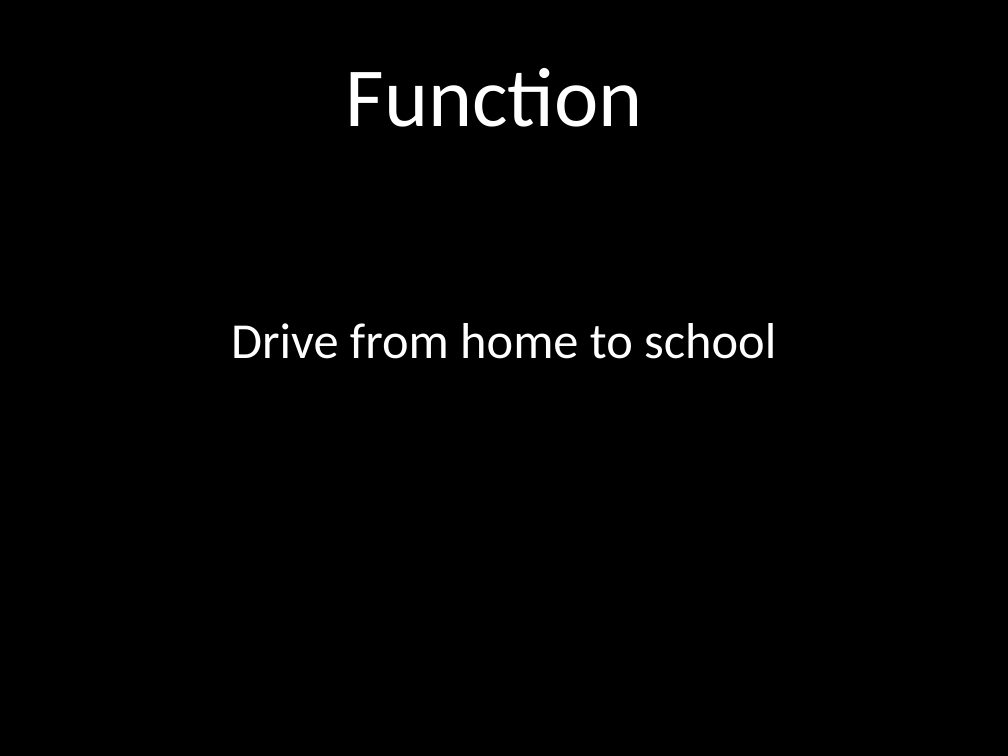
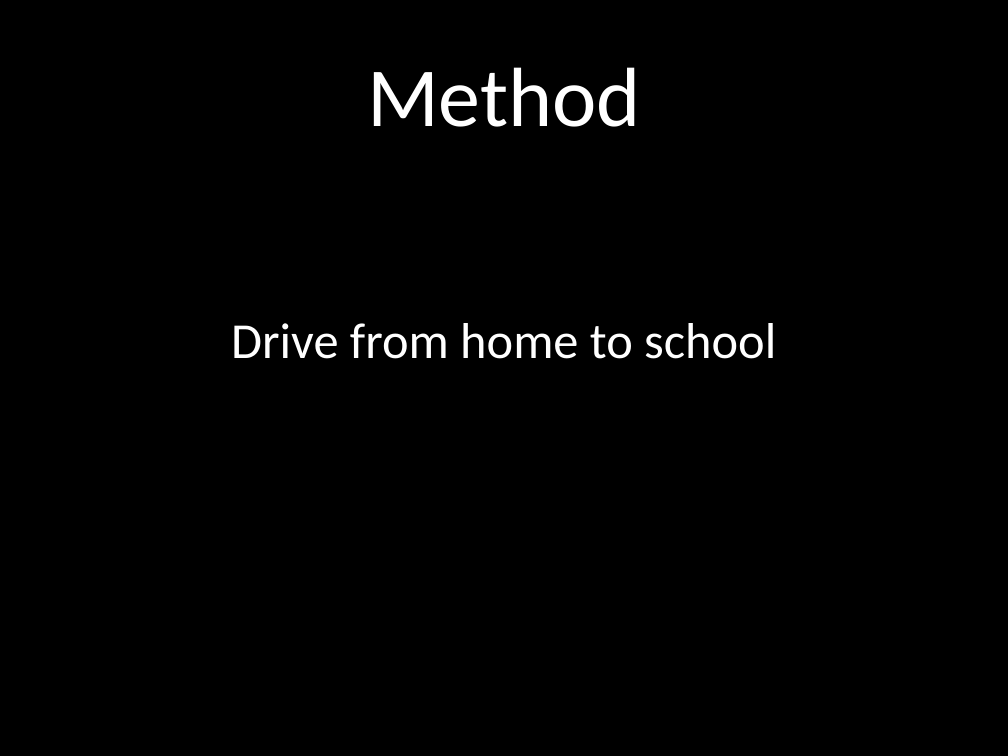
Before and after one commit to jessehartloff/Education, a slide deck: slide 6 of content/s18/cse115/media/115Slides/3-Functions.pptx. Drawn at 1008x756 pixels with LibreOffice and Linux fonts; fonts in the diff are those of the drawing. Boxes give left, top, right and bottom in pixels: in the first picture for what was removed or moved away, otherwise in the second. Text is boxed around its words. In the diff, an @@ line names an element or a change of style, - is before the commit and + after.

```diff
--- a/content/s18/cse115/media/115Slides/3-Functions.pptx
+++ b/content/s18/cse115/media/115Slides/3-Functions.pptx
@@ title at [367,67,641,127]: text changed @@
-Function
+Method
```
Also in this commit, not shown: 5 other slides changed, 2 other files.
